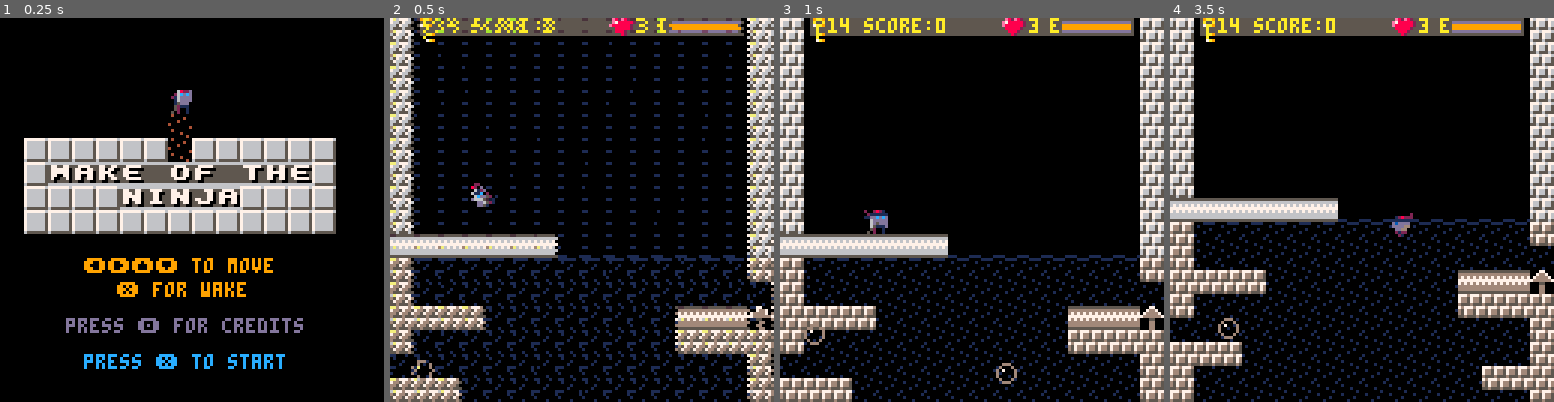
Above: before the commit, frames 1-4 (left to right).
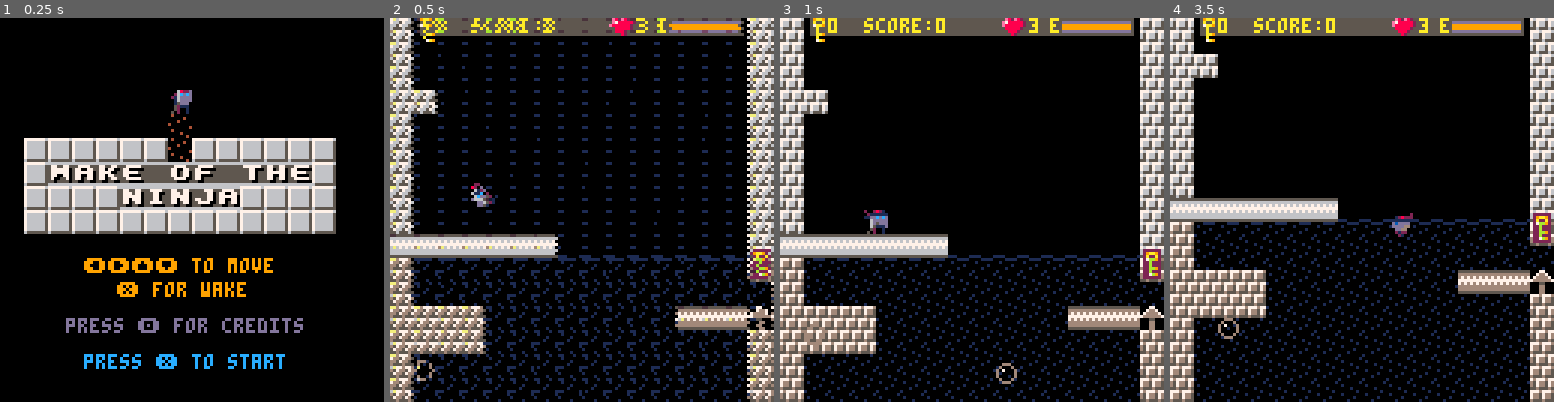
Above: after the commit, the same moments.

Repository: ggaughan/wake-of-the-ninja
Game: PICO-8 cartridge wakey.p8
Same seed, same stepped clock (60 frames per second), same inputs: the game is played once before the commit and once after it.
Inputs:
- Up to frame 1 (0.25 s): no input
- Up to frame 2 (0.5 s): tap X (X key) at 0.33 s
- Up to frame 3 (1 s): tap O (Z key) at 0.7 s
- Up to frame 4 (3.5 s): tap X (X key) at 1.07, 1.85, 2.97 s; hold Right 1.6-2.1 s; tap O (Z key) every 0.4 s from 1.7 to 3.3 s; hold Up 2.15-2.42 s; hold Right 2.47-3.03 s; hold Left from 3.08 s (still down)

Frame 1 is identical in both runs. In frame 2, 4.4% of the frame differs, in the area x 0-100%, y 0-100%; in frame 3, 4.3%; in frame 4, 5.2%, in the area x 0-100%, y 0-97%.

Commit message:
Highlight durer room

Diff:
--- a/wakey.p8
+++ b/wakey.p8
@@ -155,6 +155,7 @@
 key_seq_dur = 0.8  -- seconds each
 
 w_h = 1000
+w_h = 750
 room_margin = 8  -- e.g. 4 -> leave top and bottom 1/4 free of rooms
 room_chance = 0.92  -- todo adjust if room_margin or w_h changes
 level_size = w_h / 10
@@ -190,7 +191,7 @@
 points_limit = 32000
 
 if debug then
-	if true then -- small
+	if false then -- small
 		w_h = 100
 		room_margin = 20
   room_chance = 0.05
@@ -261,8 +262,8 @@
 	pl.keys = {false,false,false,false,false,false,false,false,false,false,false,false,false,false,false,false}
 	pl.key_count = 0
 	if debug then
-		pl.keys = {true,true,true,true,true,true,true,true,true,true,true,true,true,false,false,true,}
-		pl.key_count = #pl.keys -2  -- 15 and 14 are already in the room
+		--pl.keys = {true,true,true,true,true,true,true,true,true,true,true,true,true,false,false,true,}
+		--pl.key_count = #pl.keys -2  -- 15 and 14 are already in the room
 
 		if assert_durer then
 		 -- assert key_seq are unique
@@ -739,7 +740,7 @@
 function draw_room()
  pal(3,1)  -- blue water (spr 10)
  local wly = (water_level - wy) *8
- if pl.lives > 0 then
+ if pl.lives > 0 and (wly >0 and wly<= 136) then
 	 if water_effect then
 		 for i=0,15 do
 			 local dif = wly - i*8
@@ -747,11 +748,11 @@
 		  poke(0x5f70+i,mypoke)
 		 end
 		end
-	end
- -- water surface
- for x=0,127 do
-  pset(x,flr(wly)+sin(x/8+time()*2)/2,1)
- end
+	 -- water surface
+	 for x=0,127 do
+	  pset(x,flr(wly)+sin(x/8+time()*2)/2,1)
+	 end
+	end
 
 	if durer_sequence == -1 then
   if water_level < w_h then
@@ -762,6 +763,11 @@
 	if pl.room == nil then
 		-- smooth upward scroll by extra top row with -ve offset
 	 map(0,0,0,-(1-(ceil(wy)-wy))*8,16,17)
+	 -- highlight durer key room?
+	 if (wly >0 and wly<= 136) then
+			rectfill(121,wly-3,126,wly+6,2)
+	  spr(30,120,wly-2,1,1,false,true)
+		end
 	else
 	 local rx=pl.room[1]
 	 local ry=pl.room[2]
